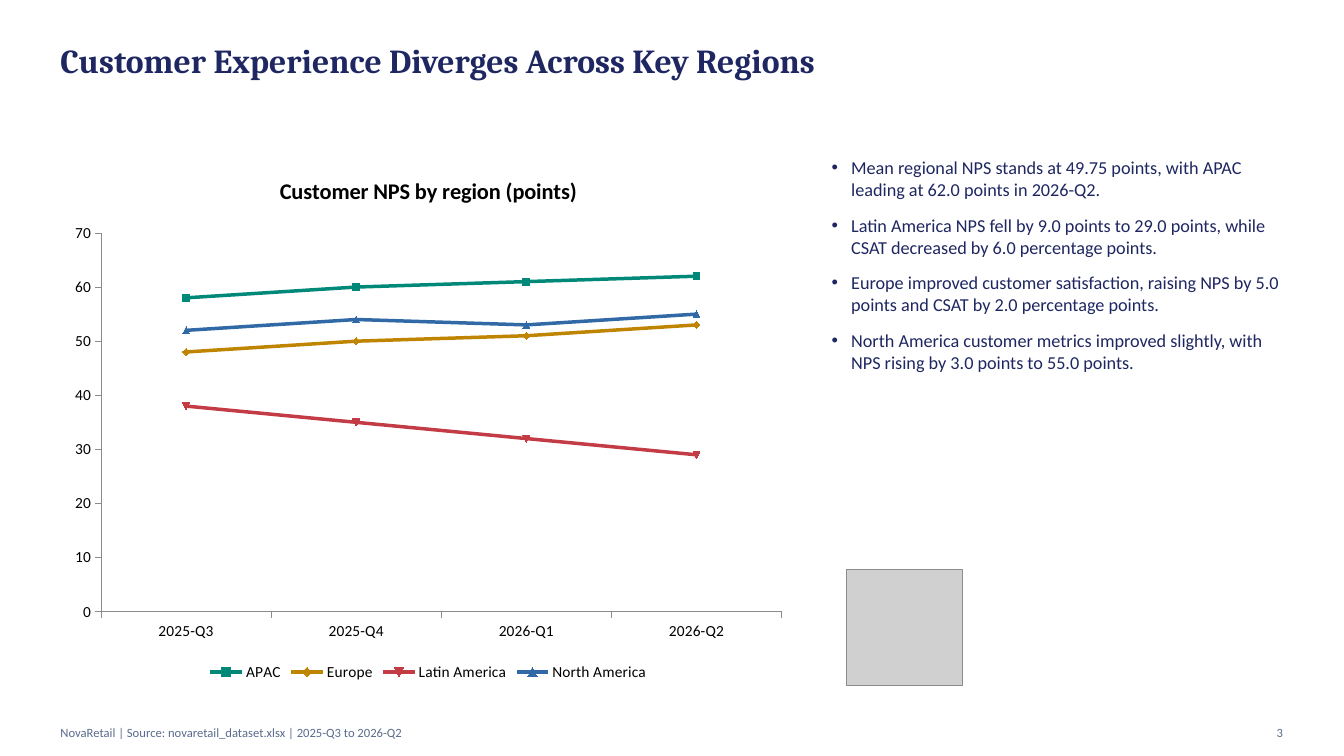
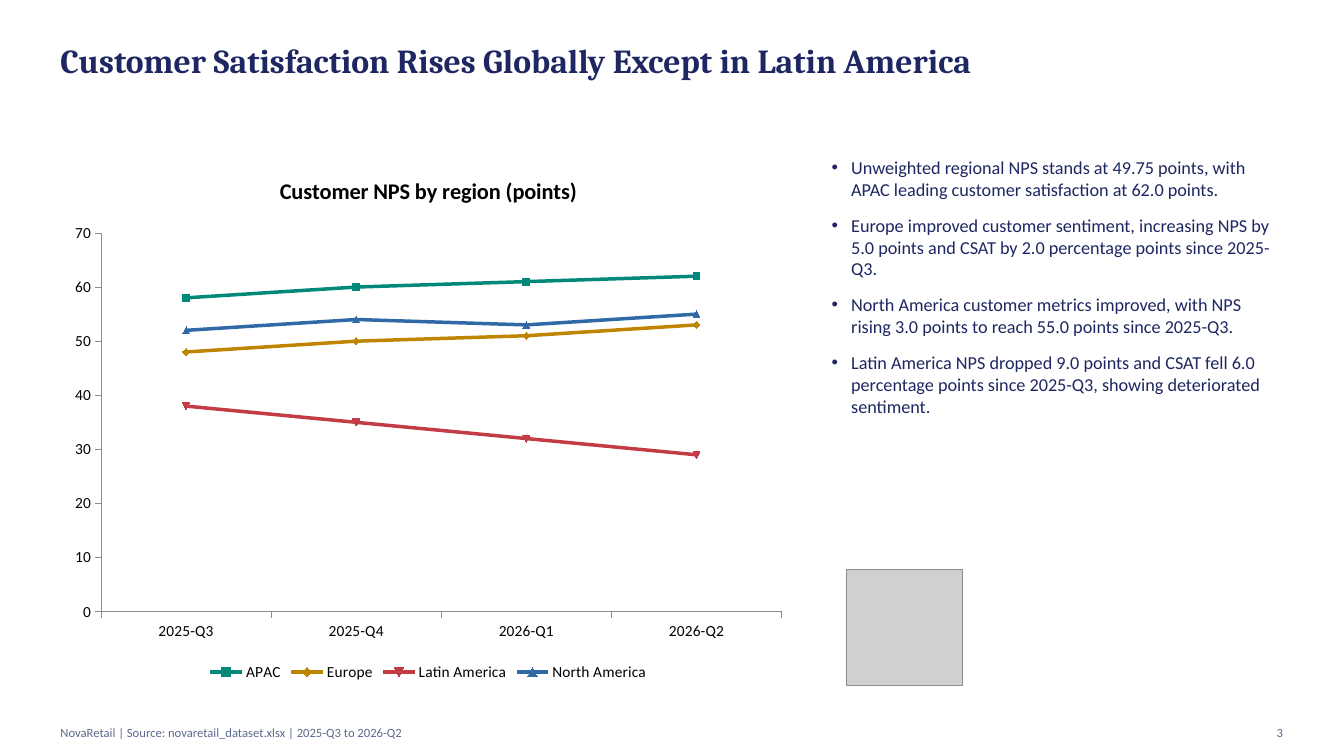
Before and after one commit to Chetan-Gupta1/GoogleADK_CapstoneProject, a slide deck: slide 3 of output/presentation.pptx. Drawn at 1344x756 pixels with LibreOffice and Linux fonts; fonts in the diff are those of the drawing; grey boxes stand for pictures. Boxes give left, top, right and bottom in pixels: in the first picture for what was removed or moved away, otherwise in the second. Text is boxed around its words. In the diff, an @@ line names an element or a change of style, - is before the commit and + after.

```diff
--- a/output/presentation.pptx
+++ b/output/presentation.pptx
@@ text at [60, 49, 971, 81]: text changed @@
-Customer Experience Diverges Across Key Regions
+Customer Satisfaction Rises Globally Except in Latin America
@@ text at [851, 161, 1269, 413]: text changed @@
-• Mean regional NPS stands at 49.75 points, with APAC leading at 62.0 points in 2026-Q2.
-• Latin America NPS fell by 9.0 points to 29.0 points, while CSAT decreased by 6.0 percentage points.
-• Europe improved customer satisfaction, raising NPS by 5.0 points and CSAT by 2.0 percentage points.
-• North America customer metrics improved slightly, with NPS rising by 3.0 points to 55.0 points.
+• Unweighted regional NPS stands at 49.75 points, with APAC leading customer satisfaction at 62.0 points.
+• Europe improved customer sentiment, increasing NPS by 5.0 points and CSAT by 2.0 percentage points since 2025-Q3.
+• North America customer metrics improved, with NPS rising 3.0 points to reach 55.0 points since 2025-Q3.
+• Latin America NPS dropped 9.0 points and CSAT fell 6.0 percentage points since 2025-Q3, showing deteriorated sentiment.
```
Also in this commit, not shown: 4 other slides changed, 1 other file.
